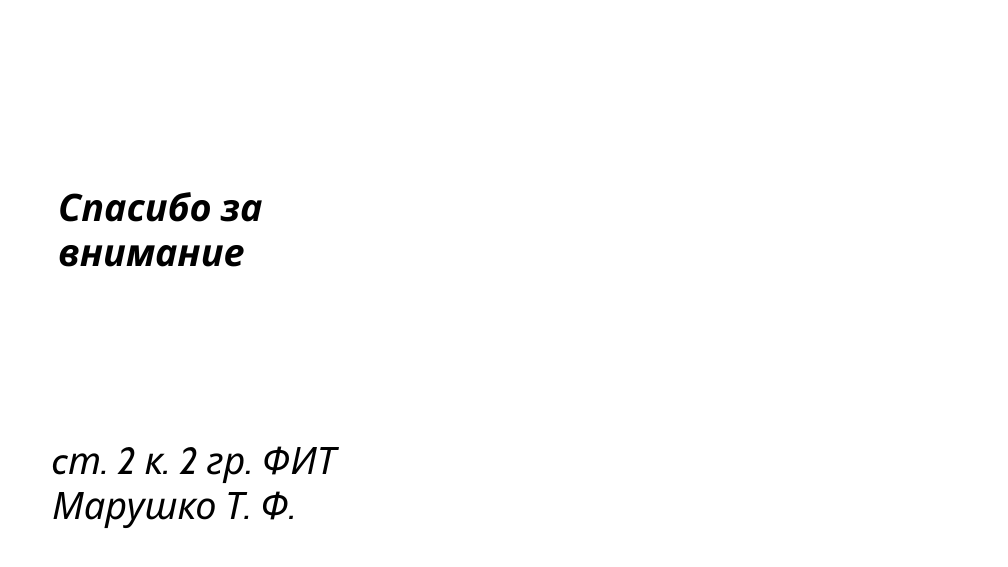
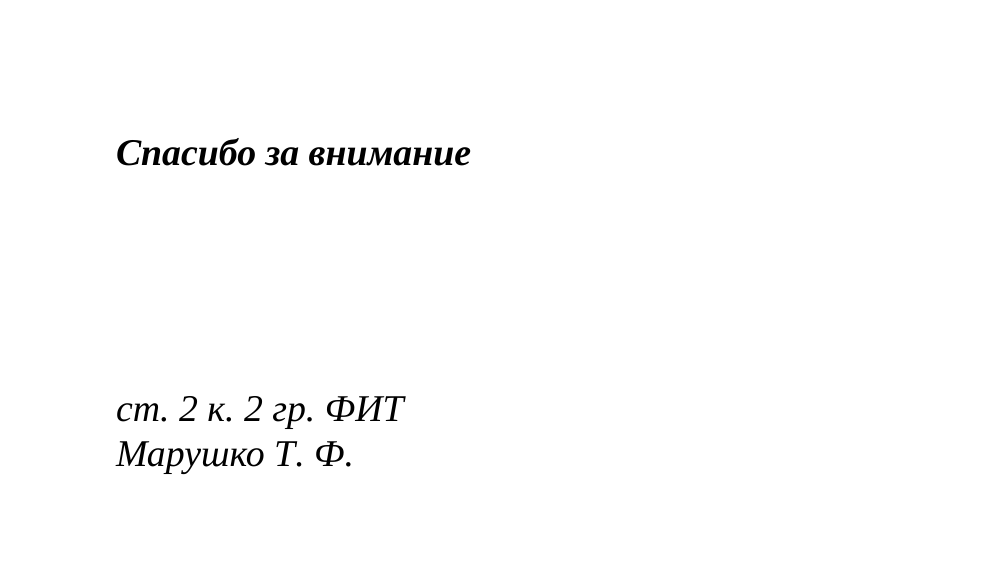
Before and after one commit to martim-x/K8sCitusCluster, a slide deck: slide 31 of conference/resources/Conference_v_last.pptx. Drawn at 1008x567 pixels with LibreOffice and Linux fonts; fonts in the diff are those of the drawing. Boxes give left, top, right and bottom in pixels: in the first picture for what was removed or moved away, otherwise in the second. Text is boxed around its words. In the diff, an @@ line names an element or a change of style, - is before the commit and + after.

```diff
--- a/conference/resources/Conference_v_last.pptx
+++ b/conference/resources/Conference_v_last.pptx
@@ text "Спасибо за внимание": place and size @@
-text "Спасибо за внимание" at [58,192,262,267]
+text "Спасибо за внимание" at [116,138,471,166]
@@ text "Спасибо за внимание" at [116,138,471,166]: font Cabin to Times New Roman @@
@@ text "cт. 2 к. 2 гр. ..." at [116,396,404,474]: font Cabin to Times New Roman @@
@@ text "cт. 2 к. 2 гр. ...": place and size @@
-text "cт. 2 к. 2 гр. ..." at [52,446,336,528]
+text "cт. 2 к. 2 гр. ..." at [116,396,404,474]
```
Also in this commit, not shown: 1 other slide changed, 3 other files.
